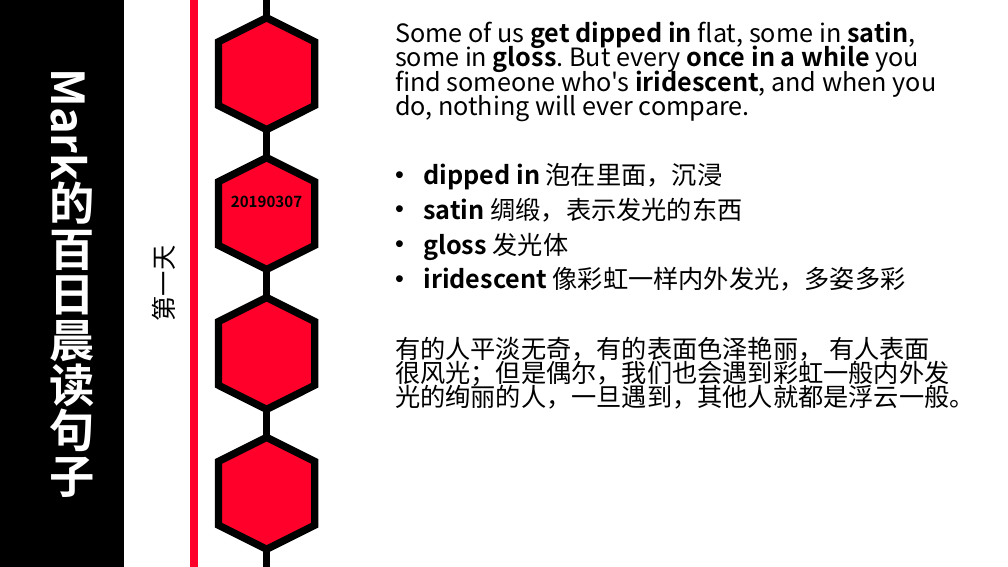
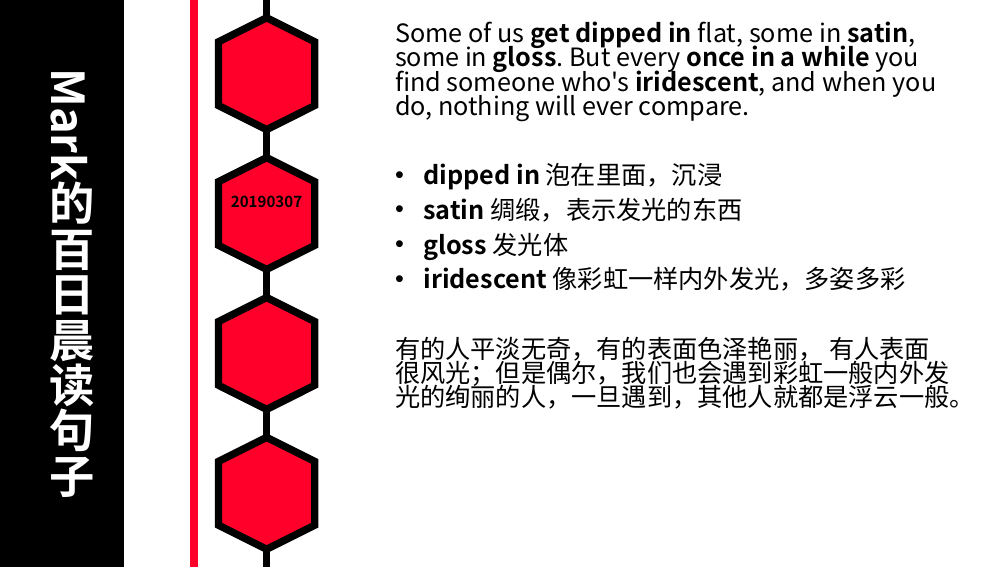
Before and after one commit to MarkShen1992/PPT-template, a slide deck: slide 1 of morning reading/iridescent english sentenses.pptx. Drawn at 1008x567 pixels with LibreOffice and Linux fonts; fonts in the diff are those of the drawing. Boxes give left, top, right and bottom in pixels: in the first picture for what was removed or moved away, otherwise in the second. Text is boxed around its words. In the diff, an @@ line names an element or a change of style, - is before the commit and + after.

```diff
--- a/morning reading/iridescent english sentenses.pptx
+++ b/morning reading/iridescent english sentenses.pptx
@@ text removed at bbox=[145, 253, 182, 320] @@
-第一天
```
Also in this commit, not shown: 11 other slides changed, 2 slides added.
